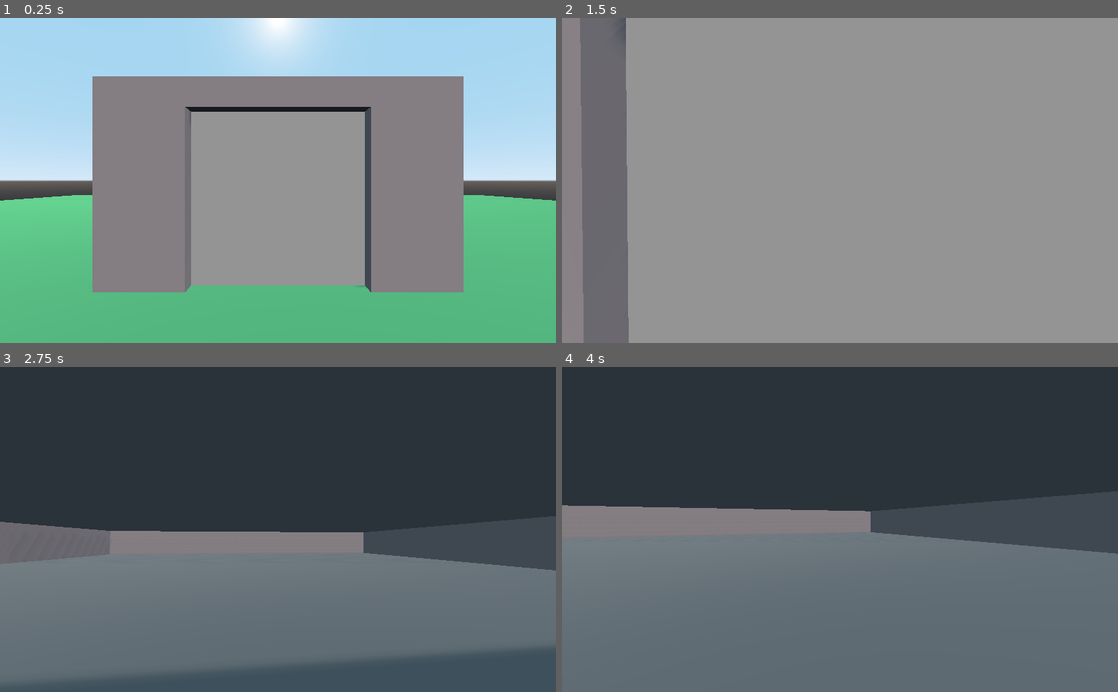
Above: before the commit, frames 1-4 (two rows, left to right).
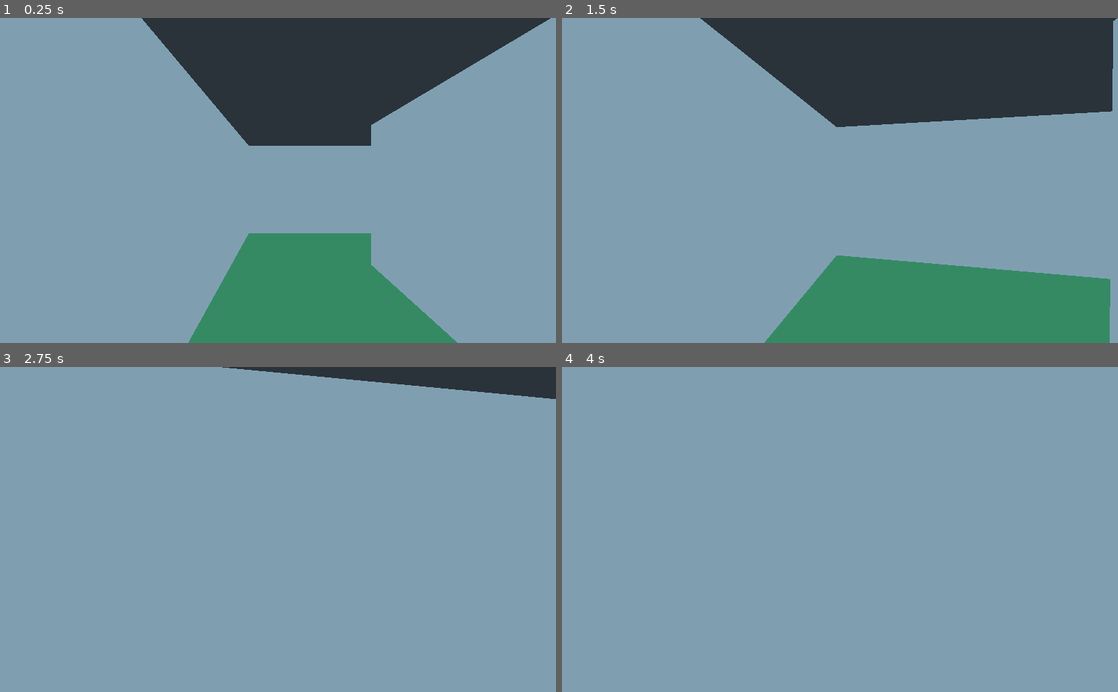
Above: after the commit, the same moments.

Repository: DeleteSystem32/godot-portal-example
Game: Godot game, scene res://main_level.tscn
The game is run twice, just before and just after one commit, with the same random seed, the same clock (stepped at 60 frames per second) and the same inputs.
Inputs (mouse positions are in pixels of both pictures, inside the frame that each line leads up to):
- Up to frame 1 (0.25 s): no input
- Up to frame 2 (1.5 s): tap Enter at 0.5 s; move the mouse to (867, 180) at 0.52 s; hold W (move_forward) from 0.53 s (still down); move the mouse to (812, 180) at 1.27 s
- Up to frame 3 (2.75 s): keep holding W (move_forward); move the mouse to (289, 523) at 2.02 s
- Up to frame 4 (4 s): keep holding W (move_forward); move the mouse to (834, 536) at 2.77 s; tap Space at 3.5 s; move the mouse to (878, 532) at 3.52 s

The runs differ from the first frame. In frame 1, 100% of the frame differs, in the area x 0-100%, y 0-100%; in frame 2, 100%; in frame 3, 97%; in frame 4, 100%.

Commit message:
fix rotation

Diff:
--- /dev/null
+++ b/building.tscn
@@ -0,0 +1,108 @@
+[gd_scene load_steps=13 format=2]
+
+[ext_resource path="res://portal_exit.tscn" type="PackedScene" id=1]
+[ext_resource path="res://portal.tscn" type="PackedScene" id=2]
+
+[sub_resource type="QuadMesh" id=6]
+size = Vector2( 3, 9 )
+
+[sub_resource type="QuadMesh" id=7]
+size = Vector2( 6, 3 )
+
+[sub_resource type="CubeMesh" id=1]
+size = Vector3( 0.2, 3, 6 )
+
+[sub_resource type="ConvexPolygonShape" id=2]
+points = PoolVector3Array( -0.1, 1.5, 3, 0.1, 1.5, -3, 0.1, 1.5, 3, -0.1, 1.5, -3, -0.1, -1.5, 3, 0.1, -1.5, -3, 0.1, -1.5, 3, -0.1, -1.5, -3, 0.1, 1.5, 3, -0.1, 1.5, -3, 0.1, 1.5, -3, -0.1, 1.5, 3, 0.1, -1.5, 3, -0.1, -1.5, -3, 0.1, -1.5, -3, -0.1, -1.5, 3, 0.1, 1.5, 3, -0.1, -1.5, 3, -0.1, 1.5, 3, 0.1, -1.5, 3, 0.1, 1.5, -3, -0.1, -1.5, -3, -0.1, 1.5, -3, 0.1, -1.5, -3 )
+
+[sub_resource type="CubeMesh" id=3]
+size = Vector3( 0.2, 3, 9.2 )
+
+[sub_resource type="ConvexPolygonShape" id=8]
+points = PoolVector3Array( -0.1, 1.5, 4.6, 0.1, 1.5, -4.6, 0.1, 1.5, 4.6, -0.1, 1.5, -4.6, -0.1, -1.5, 4.6, 0.1, -1.5, -4.6, 0.1, -1.5, 4.6, -0.1, -1.5, -4.6, 0.1, 1.5, 4.6, -0.1, 1.5, -4.6, 0.1, 1.5, -4.6, -0.1, 1.5, 4.6, 0.1, -1.5, 4.6, -0.1, -1.5, -4.6, 0.1, -1.5, -4.6, -0.1, -1.5, 4.6, 0.1, 1.5, 4.6, -0.1, -1.5, 4.6, -0.1, 1.5, 4.6, 0.1, -1.5, 4.6, 0.1, 1.5, -4.6, -0.1, -1.5, -4.6, -0.1, 1.5, -4.6, 0.1, -1.5, -4.6 )
+
+[sub_resource type="CubeMesh" id=4]
+size = Vector3( 9, 3, 0.2 )
+
+[sub_resource type="ConvexPolygonShape" id=9]
+points = PoolVector3Array( -4.5, 1.5, 0.1, 4.5, 1.5, -0.1, 4.5, 1.5, 0.1, -4.5, 1.5, -0.1, -4.5, -1.5, 0.1, 4.5, -1.5, -0.1, 4.5, -1.5, 0.1, -4.5, -1.5, -0.1, 4.5, 1.5, 0.1, -4.5, 1.5, -0.1, 4.5, 1.5, -0.1, -4.5, 1.5, 0.1, 4.5, -1.5, 0.1, -4.5, -1.5, -0.1, 4.5, -1.5, -0.1, -4.5, -1.5, 0.1, 4.5, 1.5, 0.1, -4.5, -1.5, 0.1, -4.5, 1.5, 0.1, 4.5, -1.5, 0.1, 4.5, 1.5, -0.1, -4.5, -1.5, -0.1, -4.5, 1.5, -0.1, 4.5, -1.5, -0.1 )
+
+[sub_resource type="CubeMesh" id=5]
+size = Vector3( 6, 3, 0.2 )
+
+[sub_resource type="ConvexPolygonShape" id=10]
+points = PoolVector3Array( -3, 1.5, 0.1, 3, 1.5, -0.1, 3, 1.5, 0.1, -3, 1.5, -0.1, -3, -1.5, 0.1, 3, -1.5, -0.1, 3, -1.5, 0.1, -3, -1.5, -0.1, 3, 1.5, 0.1, -3, 1.5, -0.1, 3, 1.5, -0.1, -3, 1.5, 0.1, 3, -1.5, 0.1, -3, -1.5, -0.1, 3, -1.5, -0.1, -3, -1.5, 0.1, 3, 1.5, 0.1, -3, -1.5, 0.1, -3, 1.5, 0.1, 3, -1.5, 0.1, 3, 1.5, -0.1, -3, -1.5, -0.1, -3, 1.5, -0.1, 3, -1.5, -0.1 )
+
+[node name="building" type="Spatial"]
+
+[node name="portal_exit" parent="." instance=ExtResource( 1 )]
+transform = Transform( 1, 0, 0, 0, 1, 0, 0, 0, 1, 0.5, 0, 1 )
+
+[node name="portal" parent="." instance=ExtResource( 2 )]
+transform = Transform( -4.37114e-08, 0, -1, 0, 1, 0, 1, 0, -4.37114e-08, 6, 0, -4.5 )
+portal_exit_path = NodePath("../portal_exit")
+
+[node name="ceiling" type="Spatial" parent="."]
+editor/display_folded = true
+
+[node name="MeshInstance" type="MeshInstance" parent="ceiling"]
+transform = Transform( 1, 0, 0, 0, -4.37114e-08, -1, 0, 1, -4.37114e-08, 0.5, 3, -1.5 )
+mesh = SubResource( 6 )
+material/0 = null
+
+[node name="MeshInstance2" type="MeshInstance" parent="ceiling"]
+transform = Transform( 1, 0, 0, 0, -4.37114e-08, -1, 0, 1, -4.37114e-08, 5, 3, -4.5 )
+mesh = SubResource( 7 )
+material/0 = null
+
+[node name="walls" type="Spatial" parent="."]
+editor/display_folded = true
+
+[node name="wall" type="MeshInstance" parent="walls"]
+transform = Transform( 1, 0, 0, 0, 1, 0, 0, 0, 1, 2.1, 1.5, 0 )
+mesh = SubResource( 1 )
+material/0 = null
+
+[node name="StaticBody" type="StaticBody" parent="walls/wall"]
+editor/display_folded = true
+collision_layer = 4
+collision_mask = 2
+
+[node name="CollisionShape" type="CollisionShape" parent="walls/wall/StaticBody"]
+shape = SubResource( 2 )
+
+[node name="wall2" type="MeshInstance" parent="walls"]
+transform = Transform( 1, 0, 0, 0, 1, 0, 0, 0, 1, -1.1, 1.5, -1.6 )
+mesh = SubResource( 3 )
+material/0 = null
+
+[node name="StaticBody" type="StaticBody" parent="walls/wall2"]
+collision_layer = 4
+collision_mask = 2
+
+[node name="CollisionShape" type="CollisionShape" parent="walls/wall2/StaticBody"]
+shape = SubResource( 8 )
+
+[node name="wall3" type="MeshInstance" parent="walls"]
+transform = Transform( 1, 0, 0, 0, 1, 0, 0, 0, 1, 3.5, 1.5, -6.1 )
+mesh = SubResource( 4 )
+material/0 = null
+
+[node name="StaticBody" type="StaticBody" parent="walls/wall3"]
+collision_layer = 4
+collision_mask = 2
+
+[node name="CollisionShape" type="CollisionShape" parent="walls/wall3/StaticBody"]
+shape = SubResource( 9 )
+
+[node name="wall4" type="MeshInstance" parent="walls"]
+transform = Transform( 1, 0, 0, 0, 1, 0, 0, 0, 1, 5, 1.5, -2.9 )
+mesh = SubResource( 5 )
+material/0 = null
+
+[node name="StaticBody" type="StaticBody" parent="walls/wall4"]
+collision_layer = 4
+collision_mask = 2
+
+[node name="CollisionShape" type="CollisionShape" parent="walls/wall4/StaticBody"]
+shape = SubResource( 10 )
--- a/main_level.tscn
+++ b/main_level.tscn
@@ -1,11 +1,9 @@
-[gd_scene load_steps=20 format=2]
+[gd_scene load_steps=8 format=2]
 
 [ext_resource path="res://main_level.gd" type="Script" id=1]
-[ext_resource path="res://wall_mat.tres" type="Material" id=2]
-[ext_resource path="res://portal.tscn" type="PackedScene" id=3]
-[ext_resource path="res://player.tscn" type="PackedScene" id=4]
-[ext_resource path="res://building_interior.tscn" type="PackedScene" id=5]
-[ext_resource path="res://portal_exit.tscn" type="PackedScene" id=6]
+[ext_resource path="res://player.tscn" type="PackedScene" id=2]
+[ext_resource path="res://building_interior.tscn" type="PackedScene" id=3]
+[ext_resource path="res://building.tscn" type="PackedScene" id=4]
 
 [sub_resource type="SpatialMaterial" id=1]
 albedo_color = Color( 0.329412, 0.658824, 0.419608, 1 )
@@ -17,40 +15,11 @@
 [sub_resource type="ConvexPolygonShape" id=3]
 points = PoolVector3Array( 25, 0, 25, -25, 0, 25, 25, 0, -25, -25, 0, -25 )
 
-[sub_resource type="CubeMesh" id=4]
-size = Vector3( 1.5, 3, 0.5 )
-
-[sub_resource type="ConvexPolygonShape" id=5]
-points = PoolVector3Array( -0.75, 1.5, 0.25, 0.75, 1.5, -0.25, 0.75, 1.5, 0.25, -0.75, 1.5, -0.25, -0.75, -1.5, 0.25, 0.75, -1.5, -0.25, 0.75, -1.5, 0.25, -0.75, -1.5, -0.25, 0.75, 1.5, 0.25, -0.75, 1.5, -0.25, 0.75, 1.5, -0.25, -0.75, 1.5, 0.25, 0.75, -1.5, 0.25, -0.75, -1.5, -0.25, 0.75, -1.5, -0.25, -0.75, -1.5, 0.25, 0.75, 1.5, 0.25, -0.75, -1.5, 0.25, -0.75, 1.5, 0.25, 0.75, -1.5, 0.25, 0.75, 1.5, -0.25, -0.75, -1.5, -0.25, -0.75, 1.5, -0.25, 0.75, -1.5, -0.25 )
-
-[sub_resource type="ConvexPolygonShape" id=6]
-points = PoolVector3Array( -0.75, 1.5, 0.25, 0.75, 1.5, -0.25, 0.75, 1.5, 0.25, -0.75, 1.5, -0.25, -0.75, -1.5, 0.25, 0.75, -1.5, -0.25, 0.75, -1.5, 0.25, -0.75, -1.5, -0.25, 0.75, 1.5, 0.25, -0.75, 1.5, -0.25, 0.75, 1.5, -0.25, -0.75, 1.5, 0.25, 0.75, -1.5, 0.25, -0.75, -1.5, -0.25, 0.75, -1.5, -0.25, -0.75, -1.5, 0.25, 0.75, 1.5, 0.25, -0.75, -1.5, 0.25, -0.75, 1.5, 0.25, 0.75, -1.5, 0.25, 0.75, 1.5, -0.25, -0.75, -1.5, -0.25, -0.75, 1.5, -0.25, 0.75, -1.5, -0.25 )
-
-[sub_resource type="CubeMesh" id=7]
-size = Vector3( 0.5, 3, 6 )
-
-[sub_resource type="ConvexPolygonShape" id=8]
-points = PoolVector3Array( -0.25, 1.5, 3, 0.25, 1.5, -3, 0.25, 1.5, 3, -0.25, 1.5, -3, -0.25, -1.5, 3, 0.25, -1.5, -3, 0.25, -1.5, 3, -0.25, -1.5, -3, 0.25, 1.5, 3, -0.25, 1.5, -3, 0.25, 1.5, -3, -0.25, 1.5, 3, 0.25, -1.5, 3, -0.25, -1.5, -3, 0.25, -1.5, -3, -0.25, -1.5, 3, 0.25, 1.5, 3, -0.25, -1.5, 3, -0.25, 1.5, 3, 0.25, -1.5, 3, 0.25, 1.5, -3, -0.25, -1.5, -3, -0.25, 1.5, -3, 0.25, -1.5, -3 )
-
-[sub_resource type="CubeMesh" id=9]
-size = Vector3( 5, 3, 0.5 )
-
-[sub_resource type="ConvexPolygonShape" id=10]
-points = PoolVector3Array( -2.5, 1.5, 0.25, 2.5, 1.5, -0.25, 2.5, 1.5, 0.25, -2.5, 1.5, -0.25, -2.5, -1.5, 0.25, 2.5, -1.5, -0.25, 2.5, -1.5, 0.25, -2.5, -1.5, -0.25, 2.5, 1.5, 0.25, -2.5, 1.5, -0.25, 2.5, 1.5, -0.25, -2.5, 1.5, 0.25, 2.5, -1.5, 0.25, -2.5, -1.5, -0.25, 2.5, -1.5, -0.25, -2.5, -1.5, 0.25, 2.5, 1.5, 0.25, -2.5, -1.5, 0.25, -2.5, 1.5, 0.25, 2.5, -1.5, 0.25, 2.5, 1.5, -0.25, -2.5, -1.5, -0.25, -2.5, 1.5, -0.25, 2.5, -1.5, -0.25 )
-
-[sub_resource type="CubeMesh" id=11]
-material = ExtResource( 2 )
-size = Vector3( 6, 0.5, 6.25 )
-
-[sub_resource type="CubeMesh" id=14]
-
-[sub_resource type="SpatialMaterial" id=15]
-flags_unshaded = true
-
 [node name="main_level" type="Spatial"]
 script = ExtResource( 1 )
 
 [node name="floor" type="MeshInstance" parent="."]
+editor/display_folded = true
 mesh = SubResource( 2 )
 material/0 = null
 
@@ -61,89 +30,18 @@
 [node name="CollisionShape" type="CollisionShape" parent="floor/StaticBody"]
 shape = SubResource( 3 )
 
-[node name="wall" type="MeshInstance" parent="."]
-transform = Transform( 1, 0, 0, 0, 1, 0, 0, 0, 1, -2.25, 1.5, 0 )
-mesh = SubResource( 4 )
-material/0 = ExtResource( 2 )
-
-[node name="StaticBody" type="StaticBody" parent="wall"]
-collision_layer = 4
-collision_mask = 2
-
-[node name="CollisionShape" type="CollisionShape" parent="wall/StaticBody"]
-shape = SubResource( 5 )
-
-[node name="wall2" type="MeshInstance" parent="."]
-transform = Transform( 1, 0, 0, 0, 1, 0, 0, 0, 1, 2.25, 1.5, 0 )
-mesh = SubResource( 4 )
-material/0 = ExtResource( 2 )
-
-[node name="StaticBody" type="StaticBody" parent="wall2"]
-collision_layer = 4
-collision_mask = 2
-
-[node name="CollisionShape" type="CollisionShape" parent="wall2/StaticBody"]
-shape = SubResource( 6 )
-
-[node name="wall3" type="MeshInstance" parent="."]
-transform = Transform( 1, 0, 0, 0, 1, 0, 0, 0, 1, 2.75, 1.5, -3 )
-mesh = SubResource( 7 )
-material/0 = ExtResource( 2 )
-
-[node name="StaticBody" type="StaticBody" parent="wall3"]
-collision_layer = 4
-collision_mask = 2
-
-[node name="CollisionShape" type="CollisionShape" parent="wall3/StaticBody"]
-shape = SubResource( 8 )
-
-[node name="wall4" type="MeshInstance" parent="."]
-transform = Transform( 1, 0, 0, 0, 1, 0, 0, 0, 1, -2.75, 1.5, -3 )
-mesh = SubResource( 7 )
-material/0 = ExtResource( 2 )
-
-[node name="StaticBody" type="StaticBody" parent="wall4"]
-collision_layer = 4
-collision_mask = 2
-
-[node name="CollisionShape" type="CollisionShape" parent="wall4/StaticBody"]
-shape = SubResource( 8 )
-
-[node name="wall5" type="MeshInstance" parent="."]
-transform = Transform( 1, 0, 0, 0, 1, 0, 0, 0, 1, 0, 1.5, -5.75 )
-mesh = SubResource( 9 )
-material/0 = ExtResource( 2 )
-
-[node name="StaticBody" type="StaticBody" parent="wall5"]
-collision_layer = 4
-collision_mask = 2
-
-[node name="CollisionShape" type="CollisionShape" parent="wall5/StaticBody"]
-shape = SubResource( 10 )
-
-[node name="ceiling" type="MeshInstance" parent="."]
-transform = Transform( 1, 0, 0, 0, 1, 0, 0, 0, 1, 0, 3.25, -2.88262 )
-mesh = SubResource( 11 )
-material/0 = null
-
-[node name="portal" parent="." instance=ExtResource( 3 )]
-portal_exit_path = NodePath("../building_interior/portal_exit")
-
 [node name="player" parent="." groups=[
 "players",
-] instance=ExtResource( 4 )]
-transform = Transform( 1, 0, 0, 0, 1, 0, 0, 0, 1, 0, 0, 4 )
+] instance=ExtResource( 2 )]
+transform = Transform( 1, 0, 0, 0, 1, 0, 0, 0, 1, 0, 0, 1.97846 )
 
-[node name="building_interior" parent="." instance=ExtResource( 5 )]
+[node name="building_interior" parent="." instance=ExtResource( 3 )]
 transform = Transform( 1, 0, 0, 0, 1, 0, 0, 0, 1, -76.2976, 0, 22.371 )
-
-[node name="portal_exit" parent="building_interior" instance=ExtResource( 6 )]
-
-[node name="MeshInstance" type="MeshInstance" parent="."]
-transform = Transform( 1, 0, 0, 0, 1, 0, 0, 0, 1, 0, 1.79515, 12.5354 )
-mesh = SubResource( 14 )
-material/0 = SubResource( 15 )
+visible = false
 
 [node name="DirectionalLight" type="DirectionalLight" parent="."]
 transform = Transform( 0.930435, -1.59378e-08, 0.366457, -0.193376, 0.849436, 0.490983, -0.311282, -0.527692, 0.790345, 0, 0, 0 )
+visible = false
 shadow_enabled = true
+
+[node name="building" parent="." instance=ExtResource( 4 )]
--- a/portal.gd
+++ b/portal.gd
@@ -19,9 +19,13 @@
 
 func _on_player_moved(player):
 	portal_exit.set_camera_position(to_local(player.camera.global_transform.origin))
-	portal_exit.set_camera_basis(player.camera.global_transform.basis)
+	var localised_rot = player.camera.global_transform.basis.orthonormalized().get_euler() - global_transform.basis.orthonormalized().get_euler()
+	portal_exit.set_camera_rotation(localised_rot)
 
 func _on_portal_entry_body_entered(body):
+	var localised_rot = body.global_transform.basis.orthonormalized().get_euler() - global_transform.basis.orthonormalized().get_euler()
+	var target_rot = portal_exit.global_transform.basis.orthonormalized().get_euler() + localised_rot
+	body.global_transform.basis = Basis(target_rot)
 	var relative_pos = to_local(body.global_transform.origin)
 	var new_pos = portal_exit.to_global(relative_pos)
 	body.global_transform.origin = new_pos
--- a/portal.shader
+++ b/portal.shader
@@ -4,5 +4,8 @@
 uniform sampler2D viewport_texture;
 
 void fragment(){
+//	vec2 real_uv = UV;
+//	real_uv.y = 1f-UV.y;
+//	real_uv = (INV_CAMERA_MATRIX * vec4(real_uv, 0.0, 0.0)).xy;
 	ALBEDO = texture(viewport_texture, SCREEN_UV).rgb;
 }
--- a/portal_exit.gd
+++ b/portal_exit.gd
@@ -11,3 +11,7 @@
 func set_camera_basis(source_basis):
 	var target_rot = global_transform.basis.get_euler() + source_basis.get_euler()
 	$Viewport/Camera.global_transform.basis = Basis(target_rot)
+
+func set_camera_rotation(source_rot):
+	var target_rot = global_transform.basis.orthonormalized().get_euler() + source_rot
+	$Viewport/Camera.global_transform.basis = Basis(target_rot)
--- a/portal_exit.tscn
+++ b/portal_exit.tscn
@@ -7,8 +7,7 @@
 
 [node name="Viewport" type="Viewport" parent="."]
 keep_3d_linear = true
-shadow_atlas_size = 1
+shadow_atlas_size = 2048
 
 [node name="Camera" type="Camera" parent="Viewport"]
-cull_mask = 2
-current = true
+cull_mask = 3
